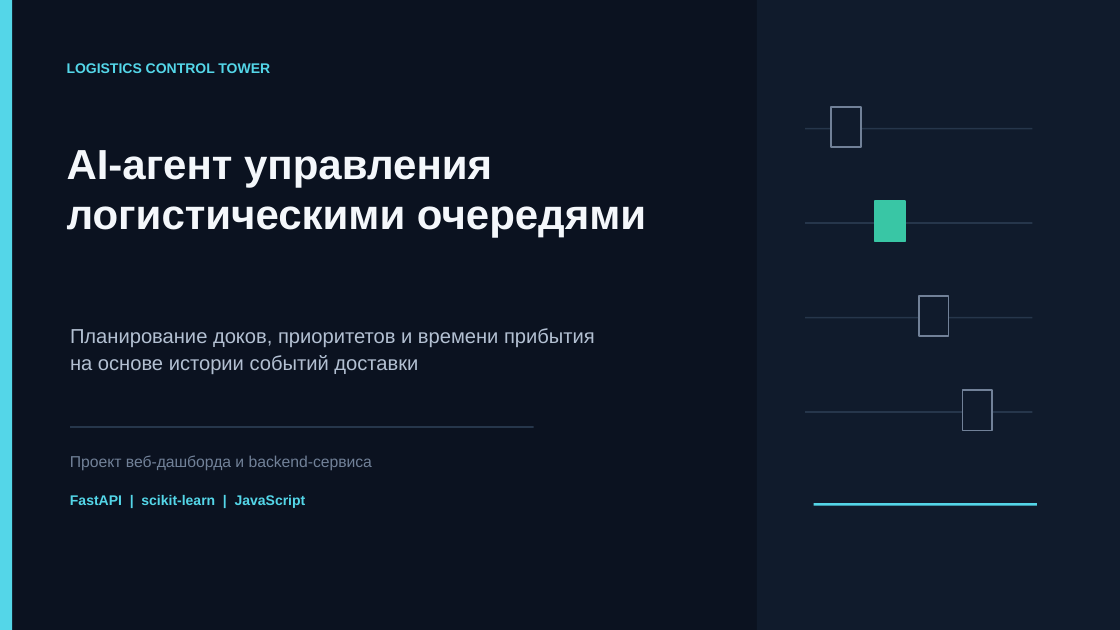
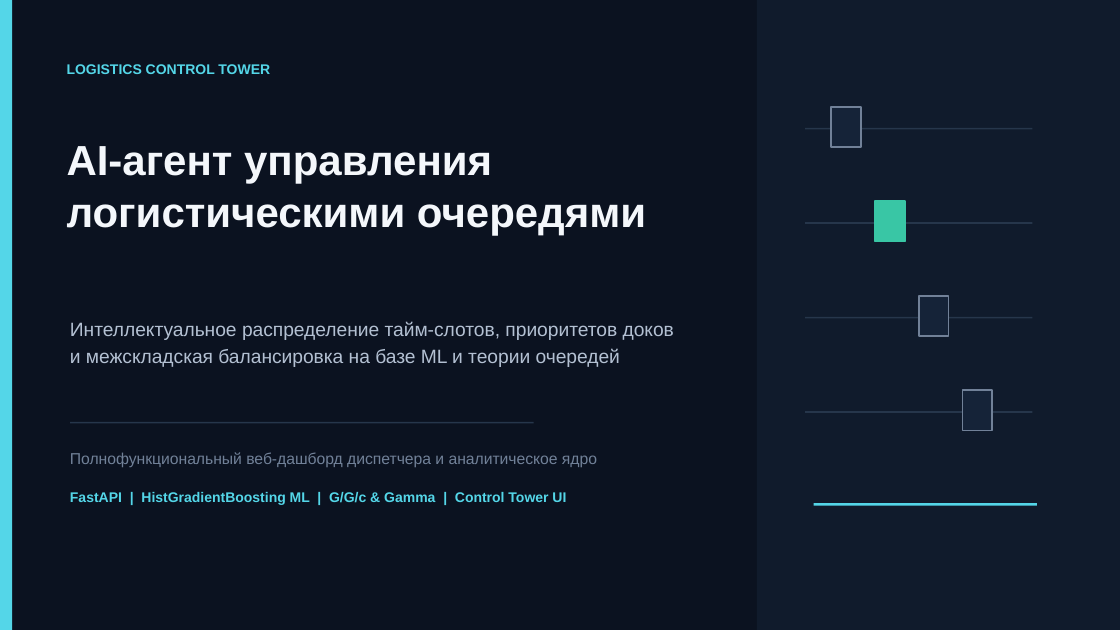
Before and after one commit to Bauer1/logistics-queue-ai-agent, a slide deck: slide 1 of presentation-output/Logistics_Control_Tower_Gamma.pptx. Drawn at 1120x630 pixels with LibreOffice and Linux fonts; fonts in the diff are those of the drawing. Boxes give left, top, right and bottom in pixels: in the first picture for what was removed or moved away, otherwise in the second. Text is boxed around its words. In the diff, an @@ line names an element or a change of style, - is before the commit and + after.

Commit message:
Add Gamma SLA analytics and updated logistics presentations

```diff
--- a/presentation-output/Logistics_Control_Tower_Gamma.pptx
+++ b/presentation-output/Logistics_Control_Tower_Gamma.pptx
@@ text "AI-агент управления" at (67, 146, 646, 235): line spacing 1 to 1.02 @@
@@ text at (70, 321, 674, 367): text changed; size 17.2 to 16.5 pt @@
-Планирование доков, приоритетов и времени прибытия
-на основе истории событий доставки
+Интеллектуальное распределение тайм-слотов, приоритетов доков
+и межскладская балансировка на базе ML и теории очередей
@@ rectangle: place and size @@
-rectangle at (70, 426, 534, 428)
+rectangle at (70, 422, 534, 423)
@@ text at (70, 452, 597, 467): text changed @@
-Проект веб-дашборда и backend-сервиса
+Полнофункциональный веб-дашборд диспетчера и аналитическое ядро
@@ text at (70, 492, 566, 505): text changed @@
-FastAPI | scikit-learn | JavaScript
+FastAPI | HistGradientBoosting ML | G/G/c & Gamma | Control Tower UI
```
Also in this commit, not shown: 18 slides added, 9 slides removed, 6 other files.
